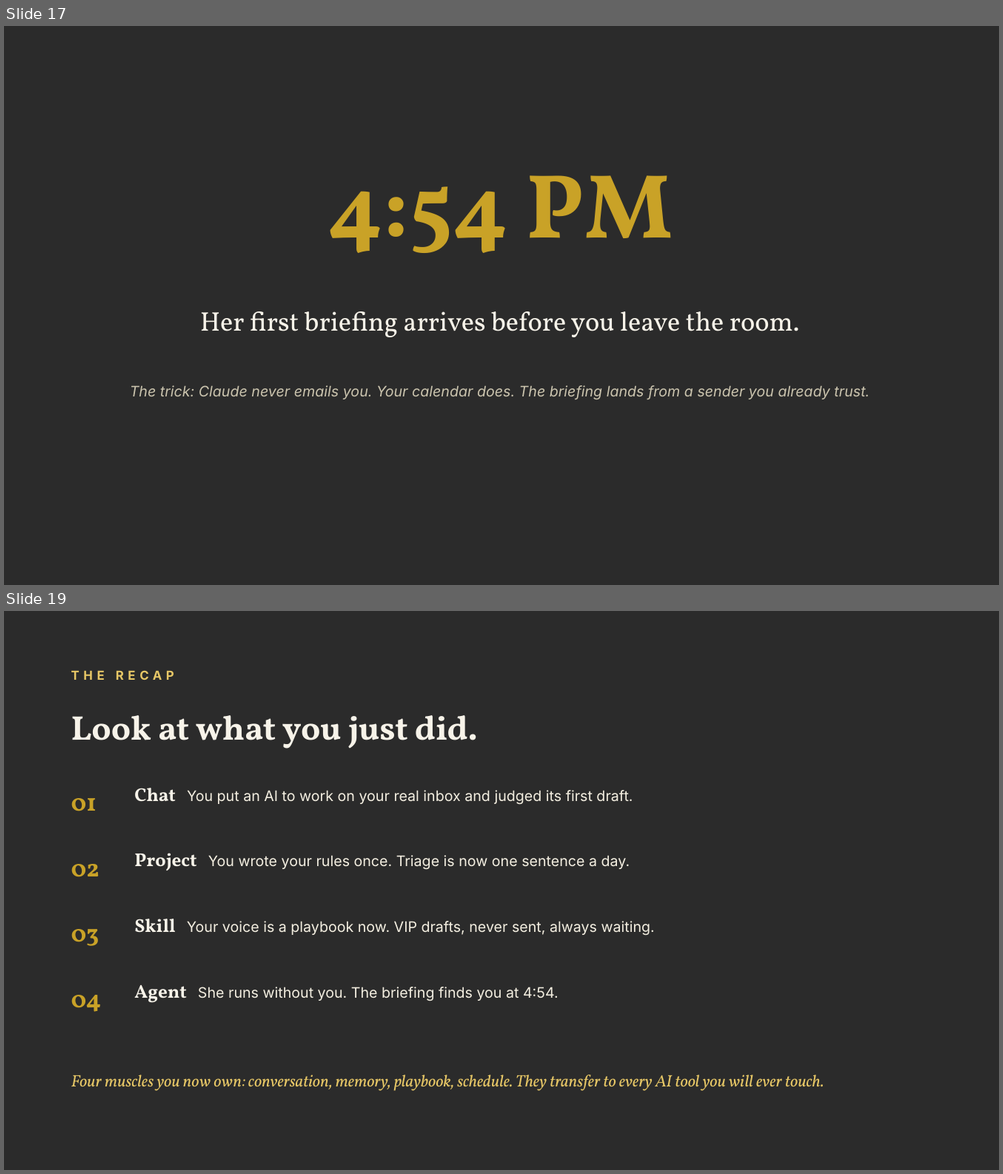
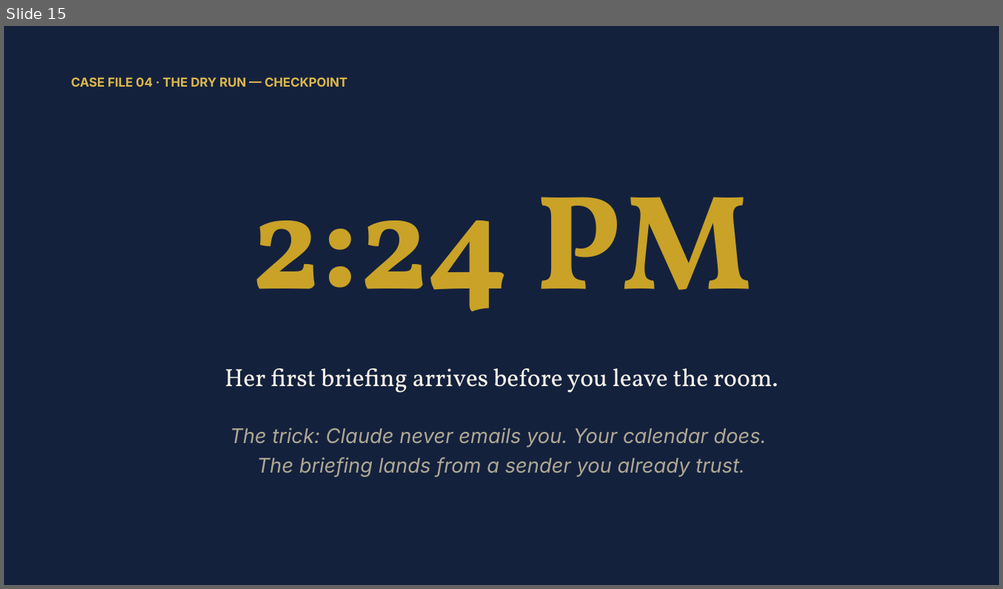
Before and after one commit to denisekgosnell/Donna, a slide deck: assets/build-your-own-donna.pptx. Shown one above the other, each under a label of ours: slides 17 and 19 before the commit, slide 15 after it; the slides between them are not shown. The pictures are 1003x1174 and 1003x589 pixels, drawn with LibreOffice and Linux fonts; fonts in the diff are those of the drawing; background and template pictures are left out; a plain dark background stands for a picture behind light text. Boxes give left, top, right and bottom in pixels: in the first picture for what was removed or moved away, otherwise in the second. Text is boxed around its words. In the diff, an @@ line names an element or a change of style, - is before the commit and + after.

```diff
--- a/assets/build-your-own-donna.pptx
+++ b/assets/build-your-own-donna.pptx
@@ slide 19 removed at <box>4,611,999,1170</box>, background picture (left out) @@
@@ text removed at <box>71,670,174,680</box> @@
-THE RECAP
@@ text removed at <box>71,715,478,749</box> @@
-Look at what you just did.
@@ text removed at <box>134,788,632,804</box> @@
-Chat You put an AI to work on your real inbox and judged its first draft.
@@ text removed at <box>71,798,96,812</box> @@
-01
@@ text removed at <box>134,853,630,871</box> @@
-Project You wrote your rules once. Triage is now one sentence a day.
@@ text removed at <box>71,864,99,877</box> @@
-02
@@ text removed at <box>134,919,654,935</box> @@
-Skill Your voice is a playbook now. VIP drafts, never sent, always waiting.
@@ text removed at <box>71,929,99,946</box> @@
-03
@@ text removed at <box>134,985,558,1003</box> @@
-Agent She runs without you. The briefing finds you at 4:54.
@@ text removed at <box>71,995,102,1012</box> @@
-04
@@ text removed at <box>71,1075,824,1091</box> @@
-Four muscles you now own: conversation, memory, playbook, schedule. They transfer to every AI tool you will ever touch.
@@ what was slide 17 is now slide 15 @@
@@ slide 15 changed as well @@
@@ background picture (left out) to #14213D @@
@@ text added at <box>71,77,347,87</box>, 12 pt, text #DDB94A, bold @@
+CASE FILE 04 · THE DRY RUN — CHECKPOINT
@@ text at <box>250,197,752,312</box>: text changed; size 88 to 130 pt @@
-4:54 PM
+2:24 PM
@@ text "Her first briefing arrives before ...": place and size @@
-text "Her first briefing arrives before ..." at <box>200,312,800,338</box>
+text "Her first briefing arrives before ..." at <box>225,369,777,393</box>
@@ text "Her first briefing arrives before ..." at <box>225,369,777,393</box>: size 26 to 24 pt @@
@@ text at <box>230,428,766,477</box>: text changed; size 14 to 19.5 pt; text colour #CBC4AE to #AFA893 @@
-The trick: Claude never emails you. Your calendar does. The briefing lands from a sender you already trust.
+The trick: Claude never emails you. Your calendar does.
+The briefing lands from a sender you already trust.
```
Also in this commit, not shown: 12 other slides changed, 3 slides added, 7 other slides removed, 5 other files.
